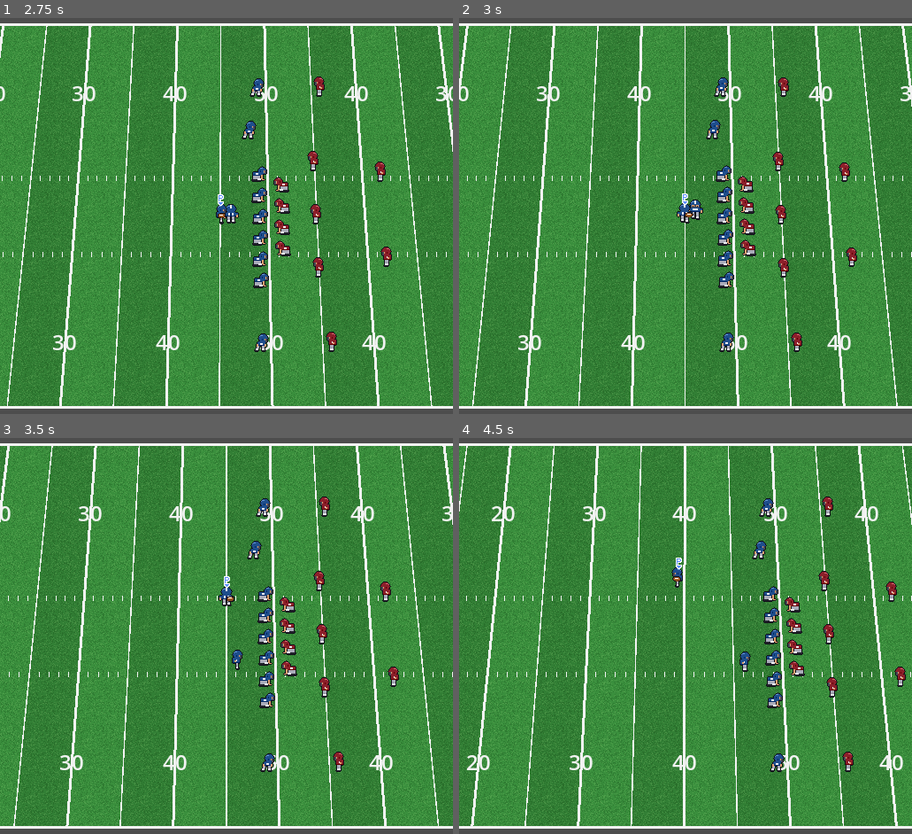
Above: before the commit, frames 1-4 (two rows, left to right).
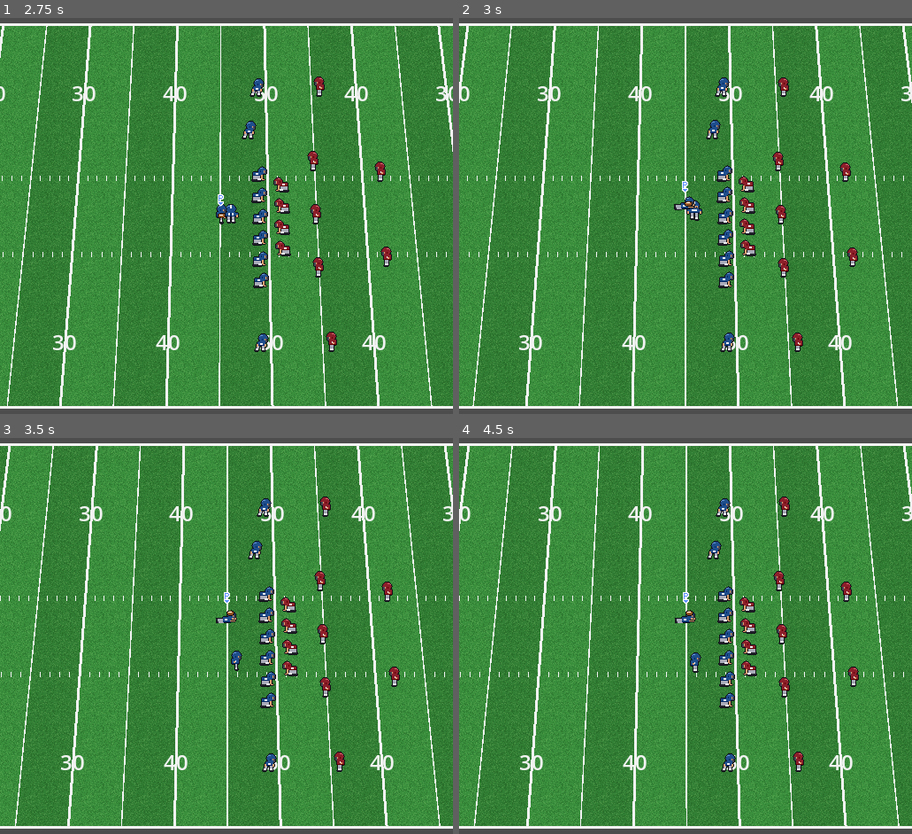
Above: after the commit, the same moments.

Repository: joaorodrigues1994/total-football
Game: Godot game, scene res://scenes/main.tscn
The game is run twice, just before and just after one commit, with the same random seed, the same clock (stepped at 60 frames per second) and the same inputs.
Inputs:
- Up to frame 1 (2.75 s): hold Right (ui_right) 0.53-1.28 s; tap D (btn_d) at 0.6, 1.55 s; tap S (btn_s) at 0.8, 1.35, 2.3 s; tap Enter at 1.25 s; hold Down (ui_down) 1.28-2.03 s; hold Right (ui_right) from 2.03 s (still down); tap A (btn_a) at 2.1 s
- Up to frame 2 (3 s): release Right (ui_right) at 2.78 s; hold Up (ui_up) from 2.78 s (still down); tap D (btn_d) at 2.85 s
- Up to frame 3 (3.5 s): keep holding Up (ui_up)
- Up to frame 4 (4.5 s): release Up (ui_up) at 3.53 s; hold Left (ui_left) from 3.53 s (still down); tap S (btn_s) at 3.6 s; tap D (btn_d) at 4.35 s

Frame 1 is identical in both runs. In frame 2, 3.4% of the frame differs, in the area x 0-100%, y 2-98%; in frame 3, 6.5%; in frame 4, 35%.

Commit message:
Etapa 6: juke (S) e pulo para frente (D) no portador
Co-Authored-By: Claude Sonnet 5.5 <noreply@anthropic.com>

Diff:
--- a/scripts/entities/player.gd
+++ b/scripts/entities/player.gd
@@ -4,6 +4,16 @@
 
 @export var attributes: PlayerAttributes
 enum Team { A, B }
+enum Action { NONE, JUKE, DIVE, DOWN }
+
+const ACTION_ANIMS := {Action.JUKE: "juke_side", Action.DIVE: "dive_side", Action.DOWN: "lying_side"}
+const JUKE_TIME := 0.3
+const JUKE_COOLDOWN := 0.6
+const DIVE_TIME := 0.2
+const DIVE_YARDS := 2.0
+
+## Emitido quando o jogador termina o pulo e cai no chão.
+signal downed
 
 @export var team := Team.A
 @export var role := ""
@@ -20,6 +30,9 @@
 ## Pose de largada ("stance", "start", "ready") mostrada enquanto o jogador está parado.
 var pose := ""
 
+var action := Action.NONE
+var _action_timer := 0.0
+var _juke_cooldown := 0.0
 var _sprite := AnimatedSprite2D.new()
 var _marker := ControlMarker.new()
 
@@ -43,7 +56,49 @@
 			global_position.x, global_position.y, FieldPerspective.camera_x(self)) - global_position.x
 
 
+## Finta para escapar de tackles (a esquiva em si vale a partir da etapa de tackles).
+func try_juke() -> bool:
+	if action != Action.NONE or _juke_cooldown > 0.0:
+		return false
+	action = Action.JUKE
+	_action_timer = JUKE_TIME
+	_juke_cooldown = JUKE_COOLDOWN
+	return true
+
+
+## Pulo para a frente: sem controle no ar; ao cair o jogador fica no chão.
+func try_dive() -> bool:
+	if action == Action.DIVE or action == Action.DOWN:
+		return false
+	action = Action.DIVE
+	_action_timer = DIVE_TIME
+	return true
+
+
+func is_juking() -> bool:
+	return action == Action.JUKE
+
+
 func _physics_process(delta: float) -> void:
+	_juke_cooldown = maxf(_juke_cooldown - delta, 0.0)
+	if action == Action.DOWN:
+		velocity = Vector2.ZERO
+		_update_animation()
+		return
+	if action == Action.DIVE:
+		velocity = facing.normalized() * FieldConstants.yards_to_px(DIVE_YARDS) / DIVE_TIME
+		move_and_slide()
+		_action_timer -= delta
+		if _action_timer <= 0.0:
+			action = Action.DOWN
+			velocity = Vector2.ZERO
+			downed.emit()
+		_update_animation()
+		return
+	if action == Action.JUKE:
+		_action_timer -= delta
+		if _action_timer <= 0.0:
+			action = Action.NONE
 	var dir := input_dir.limit_length(1.0)
 	var max_speed := FieldConstants.yards_to_px(attributes.max_speed_yards())
 	var accel := FieldConstants.yards_to_px(attributes.acceleration_yards())
@@ -58,6 +113,12 @@
 
 
 func _update_animation() -> void:
+	if action != Action.NONE:
+		_sprite.flip_h = facing.x < 0.0
+		var anim: String = ACTION_ANIMS[action]
+		if _sprite.animation != anim:
+			_sprite.play(anim)
+		return
 	var view := "side"
 	if absf(facing.y) > absf(facing.x):
 		view = "down" if facing.y > 0.0 else "up"
--- a/scripts/entities/player_sprites.gd
+++ b/scripts/entities/player_sprites.gd
@@ -3,9 +3,10 @@
 ## Monta as animações a partir do spritesheet 24x24 (ver tools/gen_player_sprites.py).
 
 const FRAME := 24
-const ROWS := ["idle_side", "run_side", "idle_down", "run_down", "idle_up", "run_up", "stance_side", "start_side", "ready_side"]
-const FRAME_COUNT := {"idle": 2, "run": 4, "stance": 2, "start": 2, "ready": 2}
-const SPEED := {"idle": 2.0, "run": 10.0, "stance": 2.0, "start": 2.0, "ready": 2.0}
+const ROWS := ["idle_side", "run_side", "idle_down", "run_down", "idle_up", "run_up", "stance_side", "start_side", "ready_side", "juke_side", "dive_side", "lying_side"]
+const FRAME_COUNT := {"idle": 2, "run": 4, "stance": 2, "start": 2, "ready": 2, "juke": 3, "dive": 2, "lying": 1}
+const SPEED := {"idle": 2.0, "run": 10.0, "stance": 2.0, "start": 2.0, "ready": 2.0, "juke": 10.0, "dive": 8.0, "lying": 1.0}
+const ONE_SHOT := ["juke", "dive", "lying"]
 
 
 static func build(sheet: Texture2D) -> SpriteFrames:
@@ -15,7 +16,7 @@
 		var anim: String = ROWS[row]
 		var kind := anim.split("_")[0]
 		frames.add_animation(anim)
-		frames.set_animation_loop(anim, true)
+		frames.set_animation_loop(anim, not kind in ONE_SHOT)
 		frames.set_animation_speed(anim, SPEED[kind])
 		for f in FRAME_COUNT[kind]:
 			var atlas := AtlasTexture.new()
--- a/scripts/match/match.gd
+++ b/scripts/match/match.gd
@@ -2,7 +2,7 @@
 extends Node2D
 ## Monta a partida e conduz a jogada: formação, snap, handoff e corrida.
 
-enum State { PRE_SNAP, SNAP, HANDOFF, RUNNING }
+enum State { PRE_SNAP, SNAP, HANDOFF, RUNNING, DEAD }
 
 const PLAYER_SCENE := preload("res://scenes/player.tscn")
 const STANCE_ROLES := ["LT", "LG", "C", "RG", "RT", "TE", "LDE", "LDT", "RDT", "RDE"]
@@ -68,12 +68,25 @@
 				_controller.controlled = _rb
 				_controller.enabled = true
 				camera.target = _rb
+				_rb.downed.connect(_on_carrier_downed)
 				_clear_time = CLEAR_TIME
 				_clear_side = -1.0
 				state = State.RUNNING
 		State.RUNNING:
 			_ball.world_pos = _hands(_carrier)
 			_clear_qb(delta)
+			if Input.is_action_just_pressed("btn_s"):
+				_carrier.try_juke()
+			if Input.is_action_just_pressed("btn_d"):
+				_carrier.try_dive()
+		State.DEAD:
+			_ball.world_pos = _hands(_carrier)
+			_clear_qb(delta)
+
+
+func _on_carrier_downed() -> void:
+	state = State.DEAD
+	_controller.enabled = false
 
 
 func _setup() -> void:
Binary file changed: assets/sprites/player_team_a.aseprite
Binary file changed: assets/sprites/player_team_a.png
Binary file changed: assets/sprites/player_team_b.aseprite
Binary file changed: assets/sprites/player_team_b.png
